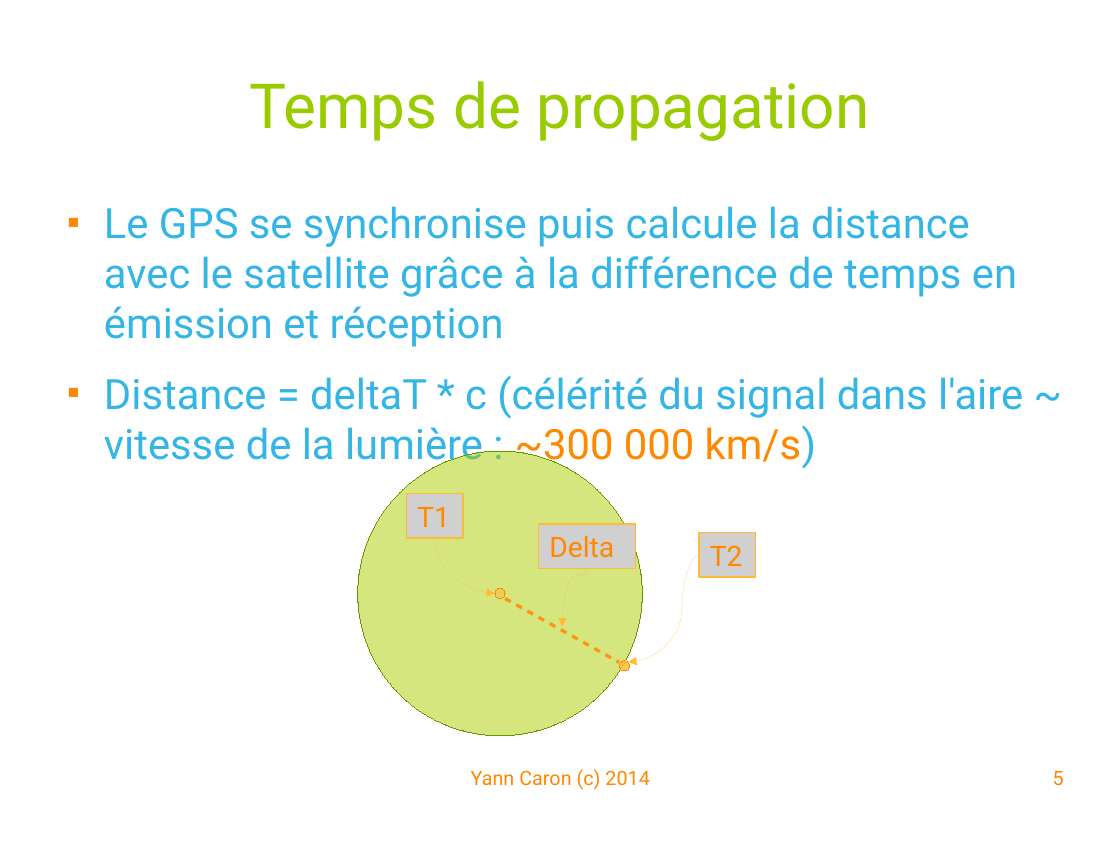
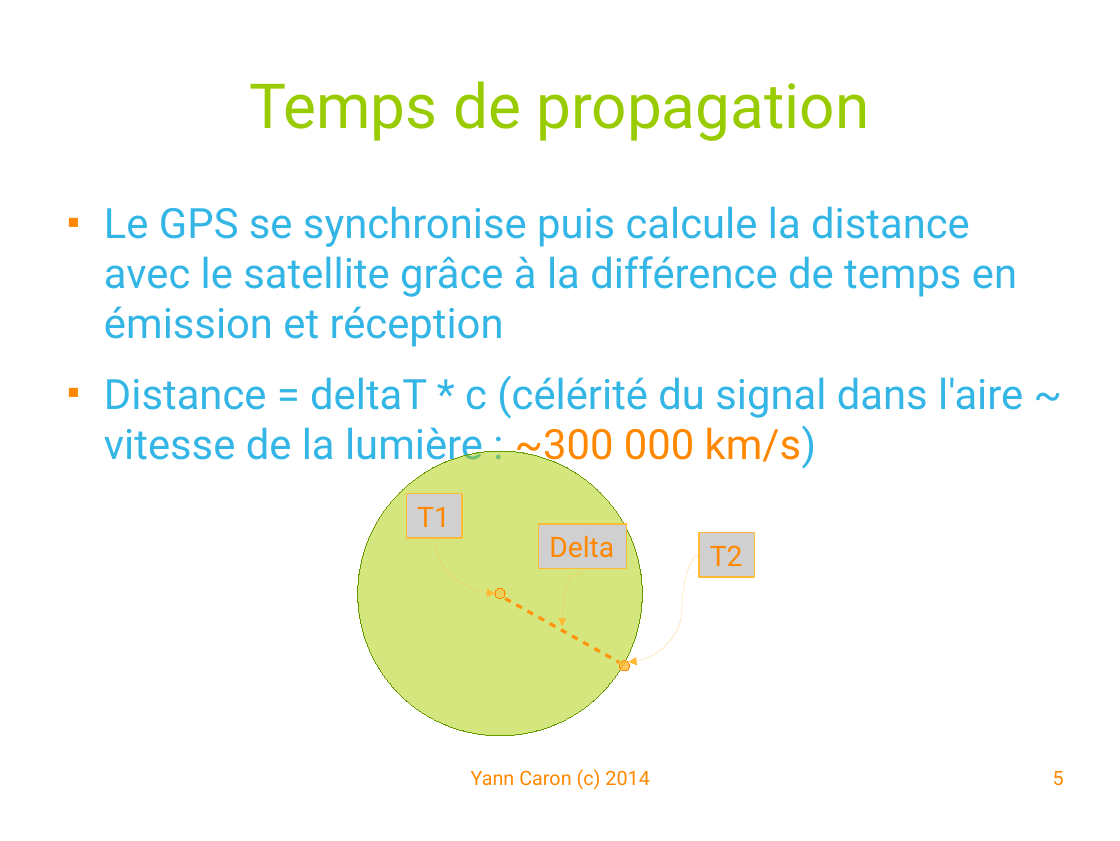
Before and after one commit to YannCaron/Android-ENSG, a slide deck: slide 5 of 05 - Google Map.odp. Drawn at 1120x841 pixels with LibreOffice and Linux fonts; fonts in the diff are those of the drawing; grey boxes stand for pictures; background and template pictures are left out. Boxes give left, top, right and bottom in pixels: in the first picture for what was removed or moved away, otherwise in the second. Text is boxed around its words. In the diff, an @@ line names an element or a change of style, - is before the commit and + after.

```diff
--- a/05 - Google Map.odp
+++ b/05 - Google Map.odp
@@ picture "Delta": place and size @@
-picture "Delta" at box(539, 523, 635, 568)
+picture "Delta" at box(539, 523, 626, 568)
@@ curved arrow moved from (587, 568) - (562, 626) to (582, 568) - (562, 626) @@
```
Also in this commit, not shown: 19 other slides changed, 5 slides added, 8 slides removed, 16 other files.
